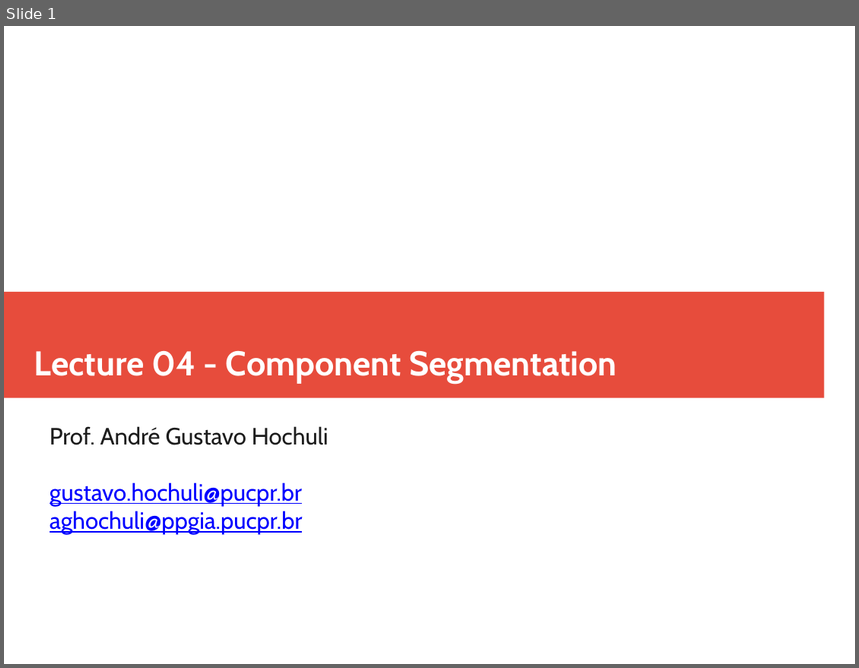
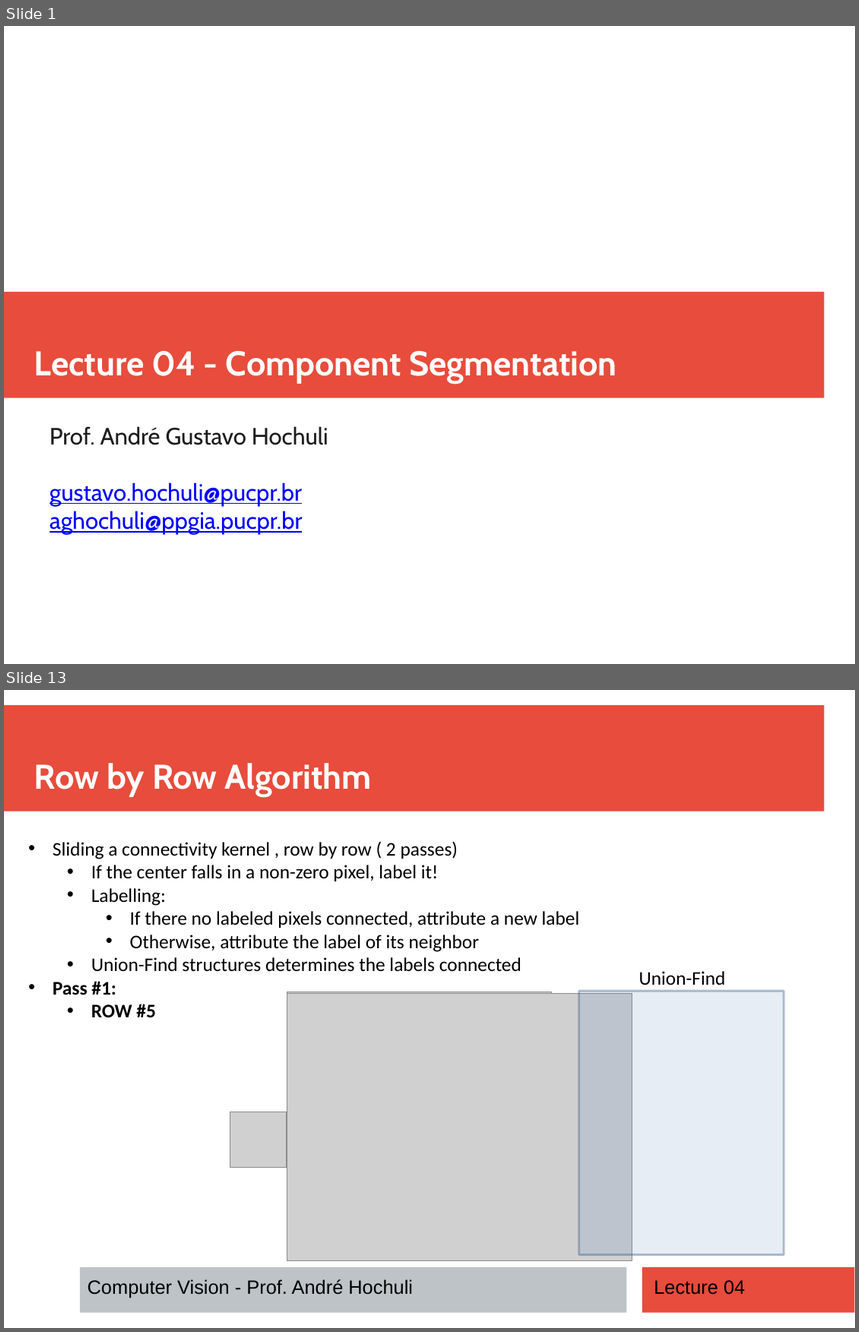
Before and after one commit to andrehochuli/teaching, a slide deck: ComputerVision/Lecture 04 - Finding Components/Lecture 04 - Component Segmentation.pptx. Shown one above the other, each under a label of ours: slide 1 before the commit, slides 1 and 13 after it; the slides between them are not shown. The pictures are 859x668 and 859x1332 pixels, drawn with LibreOffice and Linux fonts; fonts in the diff are those of the drawing; grey boxes stand for pictures. Boxes give left, top, right and bottom in pixels: in the first picture for what was removed or moved away, otherwise in the second. Text is boxed around its words. In the diff, an @@ line names an element or a change of style, - is before the commit and + after.

```diff
--- a/ComputerVision/Lecture 04 - Finding Components/Lecture 04 - Component Segmentation.pptx
+++ b/ComputerVision/Lecture 04 - Finding Components/Lecture 04 - Component Segmentation.pptx
@@ slide 13 added at (x1=4, y1=690, x2=855, y2=1328), background #FFFFFF @@
@@ rectangle added at (x1=4, y1=705, x2=825, y2=812), fill #E74C3C @@
@@ text added at (x1=34, y1=763, x2=372, y2=797), 32 pt, text #FFFFFF, bold @@
+Row by Row Algorithm
@@ text added at (x1=53, y1=841, x2=580, y2=1018), 18 pt, text #000000 @@
+• Sliding a connectivity kernel , row by row ( 2 passes)
+  • If the center falls in a non-zero pixel, label it!
+  • Labelling:
+    • If there no labeled pixels connected, attribute a new label
+    • Otherwise, attribute the label of its neighbor
+  • Union-Find structures determines the labels connected
+• Pass #1:
+  • ROW #5
@@ text added at (x1=639, y1=971, x2=726, y2=986), 18 pt, text #000000 @@
+Union-Find
@@ picture added at (x1=287, y1=992, x2=552, y2=1257) @@
@@ picture added at (x1=287, y1=993, x2=632, y2=1258) @@
@@ picture added at (x1=287, y1=993, x2=632, y2=1262) @@
@@ rectangle added at (x1=579, y1=991, x2=784, y2=1255), fill #4F81BD at 14% opacity, outline #3A5F8C 2 pt @@
@@ picture added at (x1=230, y1=1113, x2=287, y2=1168) @@
@@ rectangle added at (x1=80, y1=1268, x2=626, y2=1313), fill #BDC3C7 @@
@@ text added at (x1=88, y1=1280, x2=413, y2=1299), 18 pt, text #000000 @@
+Computer Vision - Prof. André Hochuli
@@ rectangle added at (x1=643, y1=1268, x2=855, y2=1313), fill #E74C3C @@
@@ text added at (x1=654, y1=1281, x2=745, y2=1295), 18 pt, text #000000 @@
+Lecture 04
```
Also in this commit, not shown: 2 slides changed, 14 other slides added, 1 slide removed, 12 other files.
